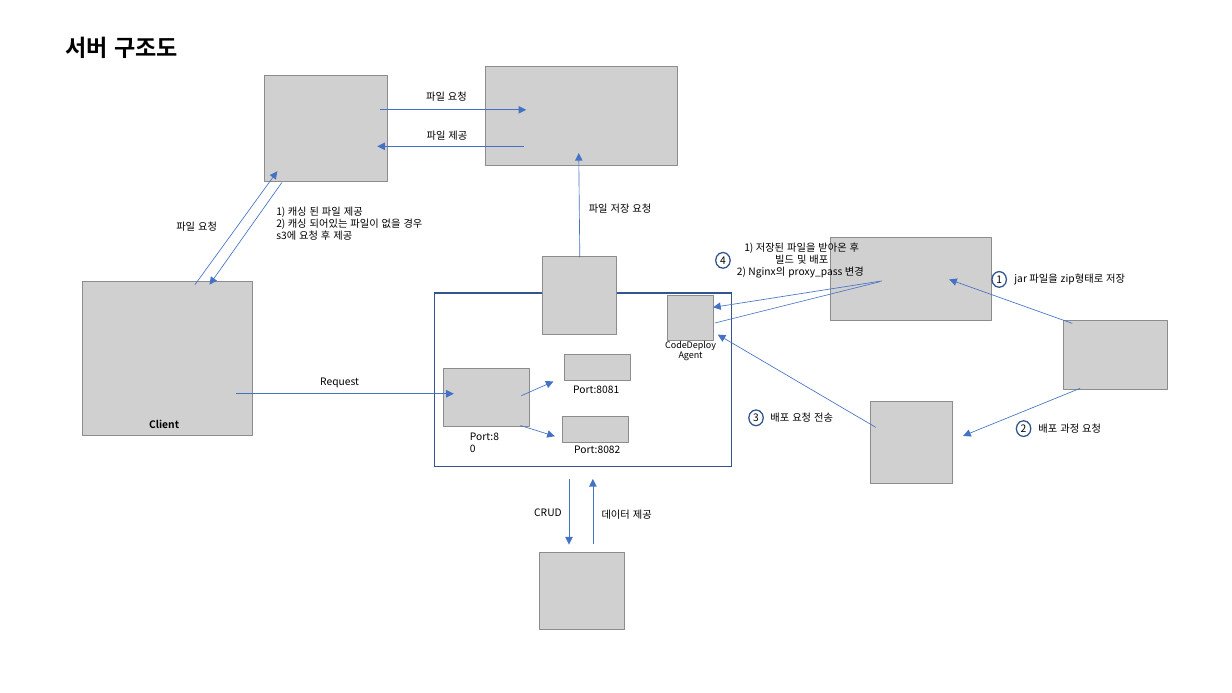
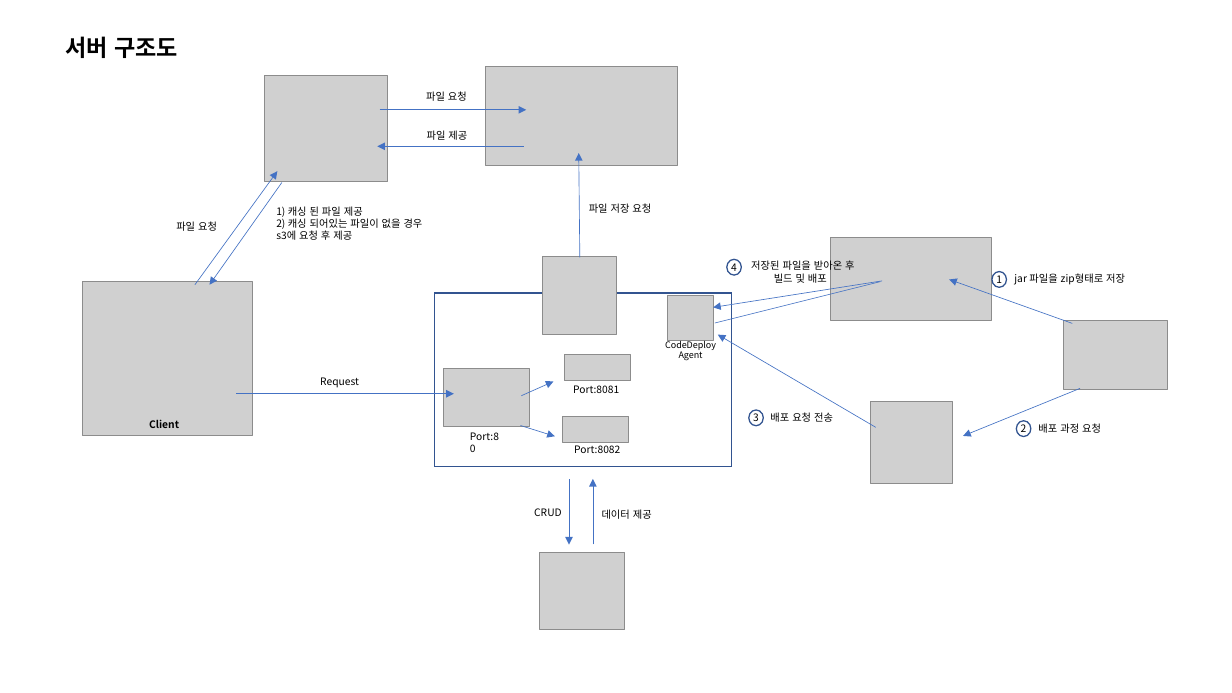
Before and after one commit to ohjinhokor/PortFolio, a slide deck: slide 3 of 오진호 포트폴리오.pptx. Drawn at 1232x693 pixels with LibreOffice and Linux fonts; fonts in the diff are those of the drawing; grey boxes stand for pictures; background and template pictures are left out. Boxes give left, top, right and bottom in pixels: in the first picture for what was removed or moved away, otherwise in the second. Text is boxed around its words. In the diff, an @@ line names an element or a change of style, - is before the commit and + after.

```diff
--- a/오진호 포트폴리오.pptx
+++ b/오진호 포트폴리오.pptx
@@ text "저장된 파일을 받아온 후": place and size @@
-text "저장된 파일을 받아온 후" at (737, 240, 864, 279)
+text "저장된 파일을 받아온 후" at (751, 259, 854, 283)
@@ ellipse "4": place and size @@
-ellipse "4" at (716, 252, 731, 268)
+ellipse "4" at (727, 260, 742, 275)
@@ text at (737, 265, 864, 279): paragraph removed @@
-2) Nginx의 proxy_pass 변경
@@ text at (751, 259, 854, 273): text changed @@
-1) 저장된 파일을 받아온 후
+저장된 파일을 받아온 후
```
Also in this commit, not shown: 9 other slides changed, 1 slide added, 1 slide removed, 4 other files.
